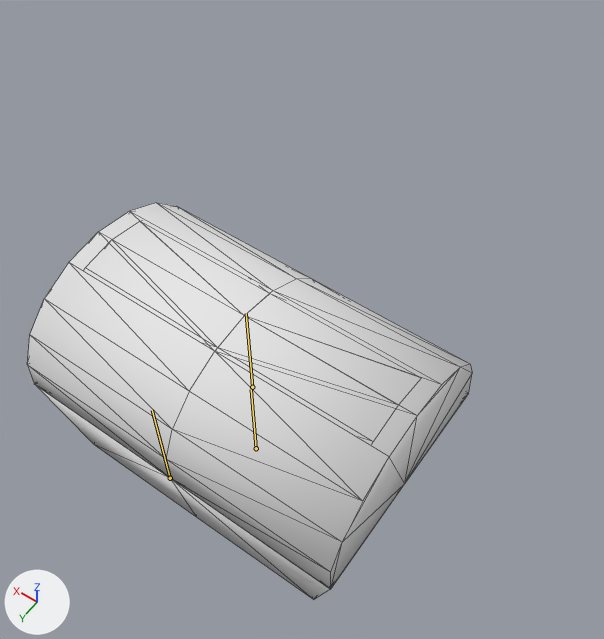
The glTF model Project/party/scene/minigame/16 treasure box/model/Chest.glb: old version first, new version second.
Rendered twice from a camera (50 mm lens) standing at (-8.76, 9.86, 23.26) and looking at (-0.37, -1.89, 4.8). The lights are fixed; the arrows at lower left show +X, +Y and +Z. The first picture is the older version. The bones that bend it are drawn over the model as lines. Mesh edges are drawn as thin lines.

Objects in the first picture: 'ChestMesh'.
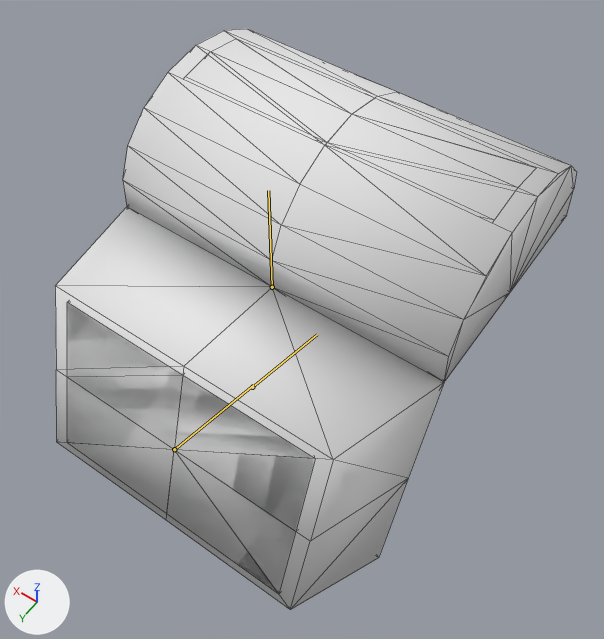
The newer file adds an action. The first version stands in its rest pose; the second is drawn at frame 10 of the action 'open'.

Boxes (x1, y1, x2, y2) around the edits, measured in the pictures (604 x 639 px):
'ChestMesh', posed (17% wider, 46% taller): before (27, 203, 472, 600); after (55, 29, 577, 610)
bone 'st_208_takarabako_Bone_0000', root to tip: before (252, 387) to (246, 313); after (252, 387) to (317, 334)
bone 'st_208_takarabako_Bone_0002', root to tip: before (170, 478) to (152, 410); after (272, 287) to (268, 190)

Edits to the bpy script that builds the scene:
```text
Change bone_st_208_takarabako_bone_0000:
    where bone_st_208_takarabako_bone_0000 = bpy.data.objects['ChestRoot'].pose.bones['st_208_takarabako_Bone_0000']
    bone_st_208_takarabako_bone_0000.rotation_quaternion: (1.0, 0.0, 0.0, 0.0) -> (0.595, 0.804, 0.0, 0.0)  # degrees (0, 0, 0) -> degrees (107, 0, 0)
Change bone_st_208_takarabako_bone_0002:
    where bone_st_208_takarabako_bone_0002 = bpy.data.objects['ChestRoot'].pose.bones['st_208_takarabako_Bone_0002']  # child of 'st_208_takarabako_Bone_0000'
    bone_st_208_takarabako_bone_0002.rotation_quaternion: (1.0, 0.0, 0.0, 0.0) -> (0.591, -0.794, 0.0, 0.0)  # degrees (0, 0, 0) -> degrees (-107, 0, 0)
```
